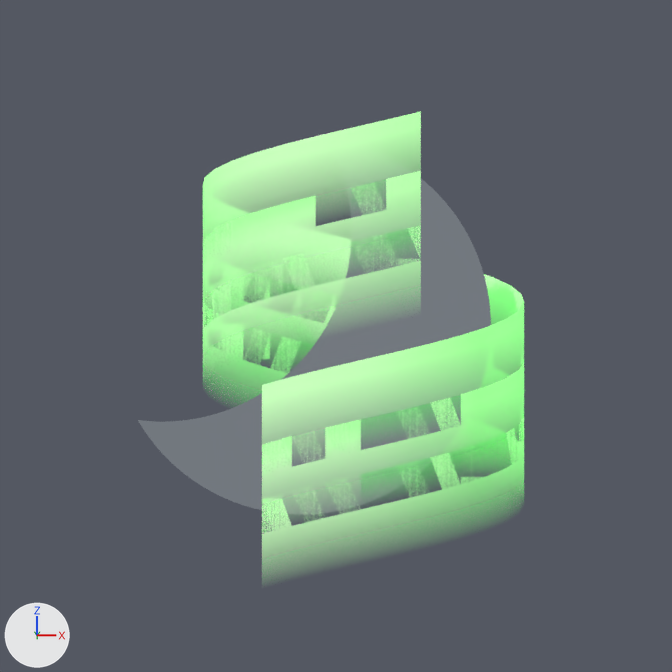
A saved change to the Blender file src/images/aurora-icon.blend.
Rendered twice from the file's camera 'Camera'. The lights are fixed; the arrows at lower left show +X, +Y and +Z.

The first picture shows 'Aurora Borealis, high 1', 'Aurora Borealis, high 2', 'Aurora Borealis, low', 'Moon'.
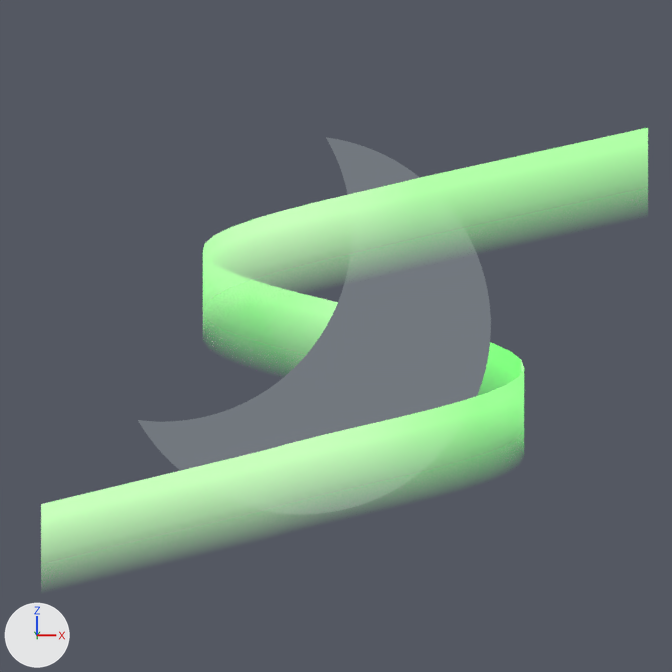
Commit message: Make the aurora icons more aurora-like

Changed parts and their boxes (x1, y1, x2, y2) in the pictures (672 x 672 px):
'Aurora Borealis, low', reshaped, moved (89% wider, 32% taller)
    before: (203, 171, 524, 496)
    after: (41, 128, 648, 556)
'Aurora Borealis, high 1', deleted
    before: (203, 111, 524, 437)
'Aurora Borealis, high 2', deleted
    before: (203, 225, 524, 551)
part 1 of me_plane, added (green)
    after: (421, 128, 648, 229)
part 2 of me_plane, added (green)
    after: (41, 451, 262, 556)

The edits, one by one:
me_plane is used by ob_aurora_borealis__low; location (1.453, 0.0, 0.652); rotation (0.365, 4.712, 0.0), in degrees (21, 270, 0); scale (-0.239, -0.239, -0.239).
Verts and faces of me_plane; kept vertices keep their numbers, new ones are numbered from 68.
Before the commit, vertices of me_plane: 0 (-0.28, 1.0, 0.0) at pixel (420, 170), 1 (0.28, 1.0, 0.0) at pixel (420, 260).
Before the commit, vertices of me_plane: 66 (1.42, 0.5, -0.87) at pixel (261, 444), 67 (1.98, 0.5, -0.87) at pixel (261, 534).
me_plane had 68 vertices, 33 faces and spanned x -0.28..1.98, y -1.0..1.0, z -1.0..1.0.
me_plane now has 72 vertices, 35 faces and spans x -0.59..2.31, y -1.03..1.0, z -1.75..1.53.
Part 1, on me_plane:
New vertex 68 is at (-0.59, 0.95, 1.53), pixel (648, 127).
New vertex 69 is at (-0.03, 0.95, 1.53).
New faces: (0, 1, 69, 68).
Part 2, on me_plane:
New vertex 70 is at (1.75, -1.03, -1.75), pixel (41, 504).
New vertex 71 is at (2.31, -1.03, -1.75).
New faces: (66, 70, 71, 67).
Object 'Aurora Borealis, low' (ob_aurora_borealis__low) moves from (1.453, 0.0, 0.652) to (1.453, 0.0, 0.642).
Object 'Aurora Borealis, high 1' (ob_aurora_borealis__high_1) is deleted.
Object 'Aurora Borealis, high 2' (ob_aurora_borealis__high_2) is deleted.
